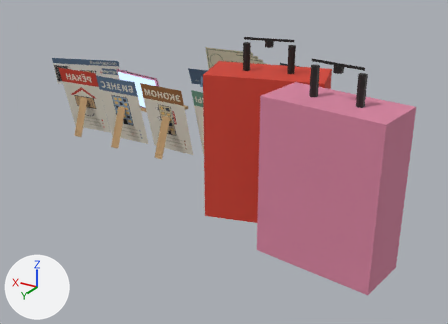
A saved change to the glTF model models/desk.glb.
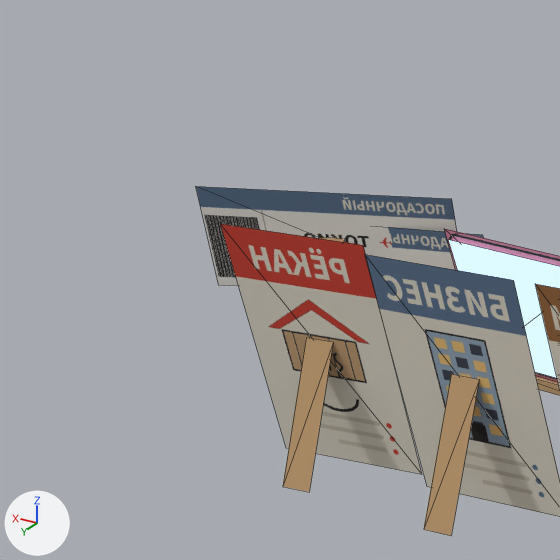
The first picture shows the older version from a 50 mm camera at (-0.418, 0.663, 0.254) aimed at (-0.099, 0.13, -0.012). The close-ups show the older and then the newer version on the part from 0% to 33% of the width and 3% to 48% of the height of that picture. Only the edits that show in the close-ups are written down. The axes (+X, +Y, +Z) are drawn at lower left. The lights are the same throughout. The close-ups show mesh edges as thin lines. Where no turn or scale is listed for an object, it has been applied to the vertices. Vertices at exactly the same position are counted once.

Objects in the first close-up: 'brochure_business', 'brochure_econom', 'brochure_ryokan', 'laptop_llama', 'pass'.
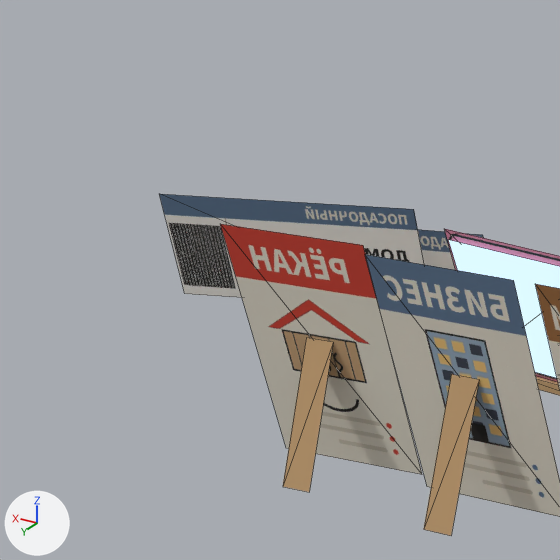
Location of each change, [x1, y1, x2, y2] in pixels of the close-ups (560 x 560 px; the box of a moved part takes in the faces that stretch with it):
'pass', reshaped
    before: [196, 186, 483, 286]
    after: [159, 194, 483, 298]
part 1 of me_pass, moved or reshaped (not visible afterwards)
    before: [318, 237, 345, 242]
part 2 of me_pass, moved or reshaped
    before: [196, 186, 457, 286]
    after: [159, 194, 424, 298]

Diff of the bpy script that builds the scene:
```diff
--- a/models/desk.glb.py
+++ b/models/desk.glb.py
@@ me_pass @@
 # used by ob_pass; location = (0.16, 0.035, 0.0)
-me_pass.from_pydata(...)  # 16 vertices, 8 faces; spans x -0.0484..0.0546, y -0.0115..0.0333, z 0.0..0.0508
-me_pass.vertices[4].co = (0.0035, 0.0113, 0.0333)  # pixel (344, 238)
-me_pass.vertices[5].co = (0.0129, 0.0147, 0.0333)  # pixel (318, 237)
-me_pass.vertices[6].co = (0.0099, 0.0229, 0.012)
-me_pass.vertices[7].co = (0.0005, 0.0194, 0.012)
-me_pass.vertices[12].co = (-0.0346, -0.0082, 0.012)
-me_pass.vertices[13].co = (0.0546, 0.0242, 0.012)  # pixel (218, 285)
-me_pass.vertices[14].co = (0.0513, 0.0333, 0.0508)  # pixel (195, 186)
-me_pass.vertices[15].co = (-0.0379, 0.0008, 0.0508)  # pixel (451, 198)
+me_pass.from_pydata(...)  # 16 vertices, 8 faces; spans x -0.0484..0.0572, y -0.0115..0.0479, z 0.0..0.0508
+# me_pass part 1
+me_pass.vertices[4].co = (0.0056, 0.0275, 0.0333)
+me_pass.vertices[5].co = (0.0151, 0.0306, 0.0333)
+me_pass.vertices[6].co = (0.0124, 0.0389, 0.012)
+me_pass.vertices[7].co = (0.0029, 0.0358, 0.012)
+# me_pass part 2
+me_pass.vertices[12].co = (-0.0332, 0.0093, 0.012)
+me_pass.vertices[13].co = (0.0572, 0.0387, 0.012)  # pixel (184, 293)
+me_pass.vertices[14].co = (0.0542, 0.0479, 0.0508)  # pixel (159, 193)
+me_pass.vertices[15].co = (-0.0362, 0.0185, 0.0508)  # pixel (413, 209)
 me_pass.materials.append(mat_m_kraft)
```
